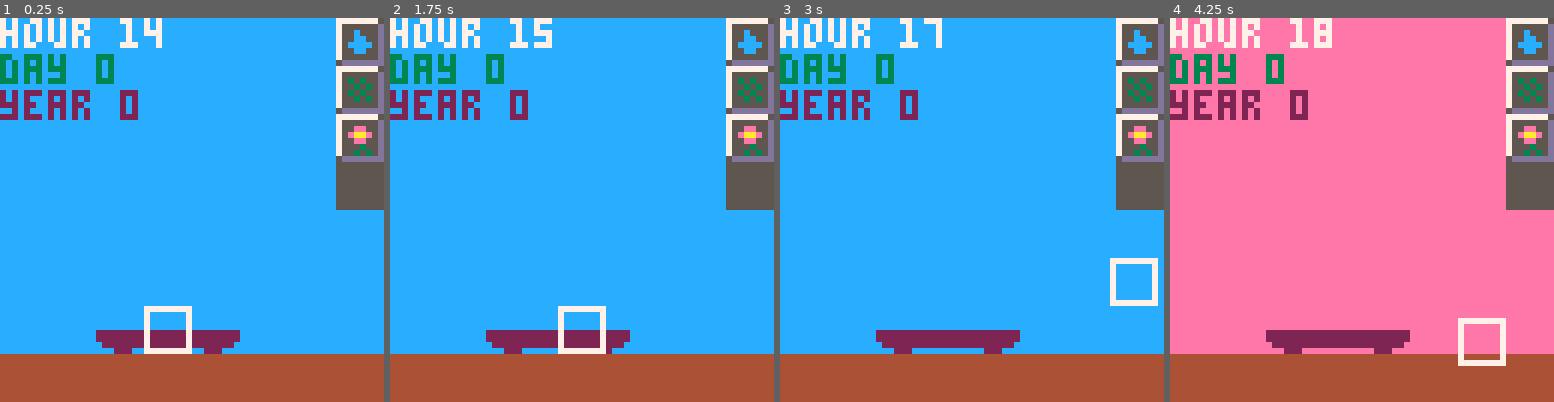
Above: before the commit, frames 1-4 (left to right).
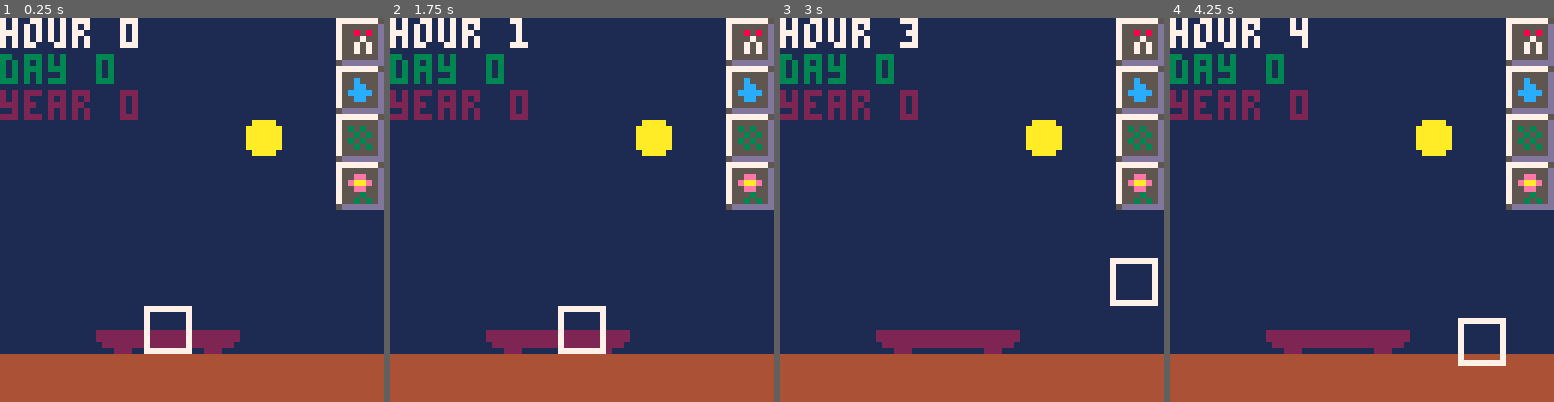
Above: after the commit, the same moments.

Repository: onefinedruid/bit-bonsai
Game: PICO-8 cartridge bitbonsai.p8
Same seed, same stepped clock (60 frames per second), same inputs: the game is played once before the commit and once after it.
Inputs:
- Up to frame 1 (0.25 s): no input
- Up to frame 2 (1.75 s): tap X (X key) at 0.33, 1.07 s; hold Right from 1.6 s (still down)
- Up to frame 3 (3 s): tap X (X key) at 1.85, 2.97 s; release Right at 2.1 s; hold Up 2.15-2.42 s; hold Right from 2.47 s (still down)
- Up to frame 4 (4.25 s): release Right at 3.03 s; hold Left 3.08-3.58 s; hold Down 3.63-3.97 s; hold Right from 4.02 s (still down); tap X (X key) at 4.08 s

The runs differ from the first frame. In frame 1, 77% of the frame differs, in the area x 0-100%, y 0-88%; in frame 2, 77%; in frame 3, 77%; in frame 4, 77%.

Commit message:
v0.2.1
still refactoring growth algo

Diff:
--- a/bitbonsai.p8
+++ b/bitbonsai.p8
@@ -7,7 +7,7 @@
 version="0.2.0"
 sec=stat(95)
 nsec=0
-hour=14
+hour=0
 day=0
 year=0
 date=""
@@ -24,7 +24,7 @@
 llbranch=11
 lrbranch=13
 
-
+--music(10)
 
 --eof
 end
@@ -43,7 +43,7 @@
 end
 
 function trimtext()
-		print("trim?",30,6,10)
+		print("trim?",31,0,7)
 end
 
 palt(6,true)
@@ -77,8 +77,10 @@
     end
 
 --tree growth
---day 5
-if day>=5 then
+
+if year==0 then
+--day 2
+if day>=2 then
   spr(root_spr,rootx,rooty)
   --trim
   if flag1==true then
@@ -96,21 +98,21 @@
   end
 end
 
+--day 5
+if day>=5 then
+  spr(42,rootx,rooty-8)
+end
+
 --day 10
 if day>=10 then
-  spr(42,rootx,rooty-8)
-end
-
---day 15
-if day>=15 then
   spr(9,rootx,rooty-8)
   spr(8,rootx-8,rooty-8)
   spr(10,rootx+8,rooty-8)
   spr(topcenter,rootx,rooty-16)
 end
 
---day 25
-if day>=25 then
+--day 15
+if day>=15 then
   spr(topcenter,rootx,rooty-16)
   spr(llbranch,rootx-8,rooty-8)
   spr(trunk_spr,rootx,rooty-8)
@@ -163,6 +165,19 @@
   end
 end
 
+--day 20
+if day>=20 then
+  if flag3==false then
+		  topcenter=9
+				spr(8,rootx-8,rooty-16)
+				spr(10,rootx+8,rooty-16)
+				spr(40, rootx,rooty-24)
+		end
+end
+
+
+end -- year wrapper
+
 --cursor
 spr(17,selx,sely)
 if selx<0 then selx=0
@@ -228,22 +243,22 @@
 00000000ffffffff444444442222222222222222222222222222222222222222fffffffffff44fff34333fff3333333333333333344333330000000000000000
 00000000ffffffff44444444f2222222222222222222222f2222222222222222fffffffffff44444333333ff3333333333333333333333330000000000000000
 00000000ffffffff44444444fff222ffffffffffff222ffffffffffffffffffffffffffffff444fff3333ffff333333ff334433ff333333f0000000000000000
-cccccccc7777777777777775000000000000000000000000fff44ffff4f44ffffffffffffff44ffffffffffff333333ff334433ff333333f0000000000000000
-cccccccc766666677555555d000000000000000000000000fff44fffff444f4ffff333fffff44fffffffffff3333333333333333333333330000000000000000
-cccccccc76666667755c555d000000000000000000000000fff44ffffff444ffff33333ffff44fffffffffff3333333333333333333333330000000000000000
-cccccccc76666667755cc55d000000000000000000000000fff44ffffff44ffff333344344444fffff333fff3333333333333333333333330000000000000000
-cccccccc7666666775cccc5d000000000000000000000000fff44fff22222222f3333343ff444ffff33333ff3333444333333333344433330000000000000000
-cccccccc76666667755cc55d000000000000000000000000fff44fff22222222ff33333fff3333443443333f3333334444333344443333330000000000000000
-cccccccc766666677555555d000000000000000000000000fff44fff22222222ffff33fff333333f3433333f3333333333444433333333330000000000000000
-cccccccc777777775ddddddd000000000000000000000000fff44fffffffffffffffffffff3333fff33333fff333333ff334433ff333333f0000000000000000
-eeeeeeee77777777777777750000000000000000000000000000000000000000fffffffffff44fff343ff343fffffffff44ff44fffffffff0000000000000000
-eeeeeeee777777777555555d0000000000000000000000000000000000000000fffffffffff44ffff344443fffffffffff4444ffffffffff0000000000000000
-eeeeeeee777777777535355d0000000000000000000000000000000000000000ffffffff33344ffffff44ffffffffffffff44fffffffffff0000000000000000
-eeeeeeee777777777553535d0000000000000000000000000000000000000000ffffffff34344ffffff44ffffffffffffff44fffffffffff0000000000000000
-eeeeeeee777777777535355d0000000000000000000000000000000000000000fff333ff33444fff33344333ffff444ffff44fffff444fff0000000000000000
-eeeeeeee777777777553535d0000000000000000000000000000000000000000ff33333ffff4433344344344ffffff4444444444444fffff0000000000000000
-eeeeeeee777777777555555d0000000000000000000000000000000000000000f333433ffff4434333444433ffffffffff4444ffffffffff0000000000000000
-eeeeeeee777777775ddddddd0000000000000000000000000000000000000000ff3433fffff44433fff44ffffffffffffff44fffffffffff0000000000000000
+cccccccc7777777777777775777777750000000000000000fff44ffff4f44ffffffffffffff44ffffffffffff333333ff334433ff333333f0000000000000000
+cccccccc766666677555555d7555555d0000000000000000fff44fffff444f4ffff333fffff44fffffffffff3333333333333333333333330000000000000000
+cccccccc76666667755c555d7558585d0000000000000000fff44ffffff444ffff33333ffff44fffffffffff3333333333333333333333330000000000000000
+cccccccc76666667755cc55d7555755d0000000000000000fff44ffffff44ffff333344344444fffff333fff3333333333333333333333330000000000000000
+cccccccc7666666775cccc5d7557575d0000000000000000fff44fff22222222f3333343ff444ffff33333ff3333444333333333344433330000000000000000
+cccccccc76666667755cc55d7557575d0000000000000000fff44fff22222222ff33333fff3333443443333f3333334444333344443333330000000000000000
+cccccccc766666677555555d7555555d0000000000000000fff44fff22222222ffff33fff333333f3433333f3333333333444433333333330000000000000000
+cccccccc777777775ddddddd5ddddddd0000000000000000fff44fffffffffffffffffffff3333fff33333fff333333ff334433ff333333f0000000000000000
+eeeeeeee7777777777777775ffffffff00000000000000000000000000000000fffffffffff44fff343ff343fffffffff44ff44fffffffff0000000000000000
+eeeeeeee777777777555555dffaaaaff00000000000000000000000000000000fffffffffff44ffff344443fffffffffff4444ffffffffff0000000000000000
+eeeeeeee777777777535355dfaaaaaaf00000000000000000000000000000000ffffffff33344ffffff44ffffffffffffff44fffffffffff0000000000000000
+eeeeeeee777777777553535dfaaaaaaf00000000000000000000000000000000ffffffff34344ffffff44ffffffffffffff44fffffffffff0000000000000000
+eeeeeeee777777777535355dfaaaaaaf00000000000000000000000000000000fff333ff33444fff33344333ffff444ffff44fffff444fff0000000000000000
+eeeeeeee777777777553535dfaaaaaaf00000000000000000000000000000000ff33333ffff4433344344344ffffff4444444444444fffff0000000000000000
+eeeeeeee777777777555555dffaaaaff00000000000000000000000000000000f333433ffff4434333444433ffffffffff4444ffffffffff0000000000000000
+eeeeeeee777777775dddddddffffffff00000000000000000000000000000000ff3433fffff44433fff44ffffffffffffff44fffffffffff0000000000000000
 99999999555555557777777500000000000000000000000000000000000000000000000000000000000000000000000000000000000000000000000000000000
 99999999555555557555555d00000000000000000000000000000000000000000000000000000000000000000000000000000000000000000000000000000000
 9999999955555555755ee55d00000000000000000000000000000000000000000000000000000000000000000000000000000000000000000000000000000000
@@ -383,13 +398,13 @@
 
 
 __gff__
-0101010303030404040404040404000001800100000004040404040404040000010101000000000000040404040400000101010000000000000000000000000000000000000000000000000000000000000000000000000000000000000000000000000000000000000000000000000000000000000000000000000000000000
+0101010303030404040404040404000001800101000004040404040404040000010101010000000000040404040400000101010000000000000000000000000000000000000000000000000000000000000000000000000000000000000000000000000000000000000000000000000000000000000000000000000000000000
 0000000000000000000000000000000000000000000000000000000000000000000000000000000000000000000000000000000000000000000000000000000000000000000000000000000000000000000000000000000000000000000000000000000000000000000000000000000000000000000000000000000000000000
 __map__
+0101010101010113000000000000000000002020202020202020202020202020201010101010101010101010101010101010303030303030303030303030303030303021212121212121212121212121212121210000000000000000000000000000000000000000000000000000000000000000000000010101010101010101
 0101010101010112000000000000000000002020202020202020202020202020201010101010101010101010101010101010303030303030303030303030303030303021212121212121212121212121212121210000000000000000000000000000000000000000000000000000000000000000000000010101010101010101
-0101010101010122000000000000000000002020202020202020202020202020201010101010101010101010101010101010303030303030303030303030303030303021212121212121212121212121212121210000000000000000000000000000000000000000000000000000000000000000000000010101010101010101
-0101010101010132000000000000000000002020202020202020202020202020201010101010101010101010101010101010303030303030303030303030303030303021212121212121212121212121212121210000000000000000000000000000000000000000000000000000000000000000000000010101010101010101
-0101010101010131000000000000000000002020010101010101010101202020201010101001010101010101010110101010303030300101010101010101013030303021212121010101010101010101212121210000000000000000000000000000000000000000000000000000000000000000000000010101010101010101
+0101010101230122000000000000000000002020202020202020202020202020201010101010101010101010101010101010303030303030303030303030303030303021212121212121212121212121212121210000000000000000000000000000000000000000000000000000000000000000000000010101010101010101
+0101010101010132000000000000000000002020010101010101010101202020201010101001010101010101010110101010303030300101010101010101013030303021212121010101010101010101212121210000000000000000000000000000000000000000000000000000000000000000000000010101010101010101
 0101010101010101000000000000000000002020010101010101010101202020201010101001010101010101010110101010303030300101010101010101013030303021212121010101010101010101212121210000000000000000000000000000000000000000000000000000000000000000000000000000000000000000
 0101010101010101000000000000000000002020010101010101010101202020201010101001010101010101010110101010303030300101010101010101013030303021212121010101010101010101212121210000000000000000000000000000000000000000000000000000000000000000000000000000000000000000
 0101030405010101000000000000000000002020010101010101010101202020201010101001010101010101010110101010303030300101010101010101013030303021212121010101010101010101212121210000000000000000000000000000000000000000000000000000000000000000000000000000000000000000
Not shown, changed: the music (__music__) section of bitbonsai.p8
Not shown, changed: the sound effects (__sfx__) section of bitbonsai.p8
Not shown, added: bitbonsai.bin/windows 0.2.0.zip
Not shown, added: bitbonsai.bin/windows 0.2.0/SDL2.dll
Not shown, added: bitbonsai.bin/windows 0.2.0/bitbonsai.exe
Not shown, added: bitbonsai.bin/windows 0.2.0/data.pod
